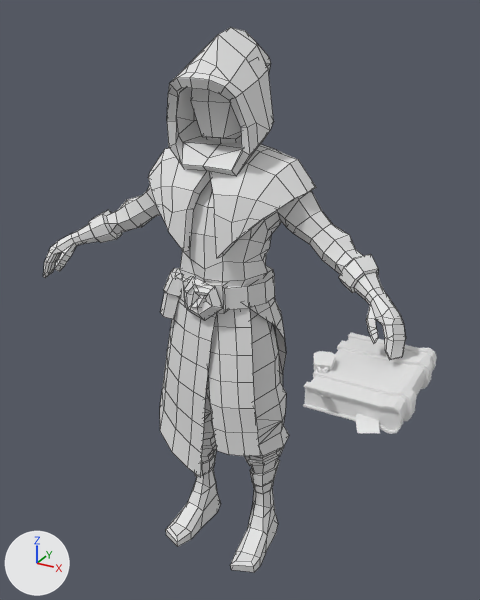
The FBX model Magic Game/Assets/_Project/Graphics/Models/Player_Wizard/Player_Character.fbx, before and after one commit.
One viewpoint serves both versions: a 50 mm camera at (1.046, -1.802, 1.933) aimed at (0.071, -0.029, 1.047). Lighting does not change. The marker at lower left points along +X, +Y and +Z. Mesh edges are drawn as thin lines on the coarser meshes. Where no turn or scale is listed for an object, it has been applied to the vertices.

The first picture shows 'Plane.005', 'Player_Body'.
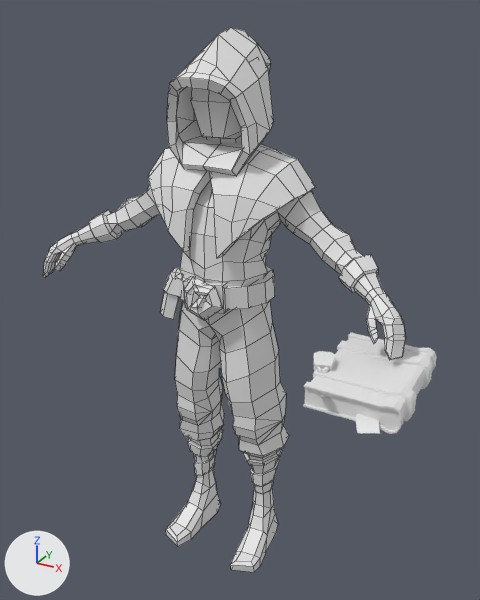
Location of each change, (x1, y1, x2, y2) in pixels of the pictures (480 x 600 px):
```json
{"part": 1, "of": "me_cunurbspath_002", "change": "deleted", "before": [160, 298, 286, 478]}
{"part": 2, "of": "me_cunurbspath_002", "change": "deleted", "before": [208, 308, 260, 456]}
```

The change, as JSON lines over the scene's bpy script:
```json
{"block": "me_cunurbspath_002", "where": "me_cunurbspath_002.from_pydata(...)  # 1381 vertices, 1391 faces; spans x -0.66..0.66, y -0.21..0.25, z 0.01..1.88"}
{"block": "me_cunurbspath_002", "where": "# used by ob_player_body; location = (0.0, 0.0, 0.0)"}
{"block": "me_cunurbspath_002", "change": "me_cunurbspath_002 part 1: the loose piece of 109 vertices spanning x -0.29..0.19, y -0.17..0.2, z 0.38..1.08 is deleted"}
{"block": "me_cunurbspath_002", "change": "me_cunurbspath_002 part 2: the loose piece of 28 vertices spanning x -0.02..0.21, y -0.17..-0.08, z 0.52..1.09 is deleted"}
```
